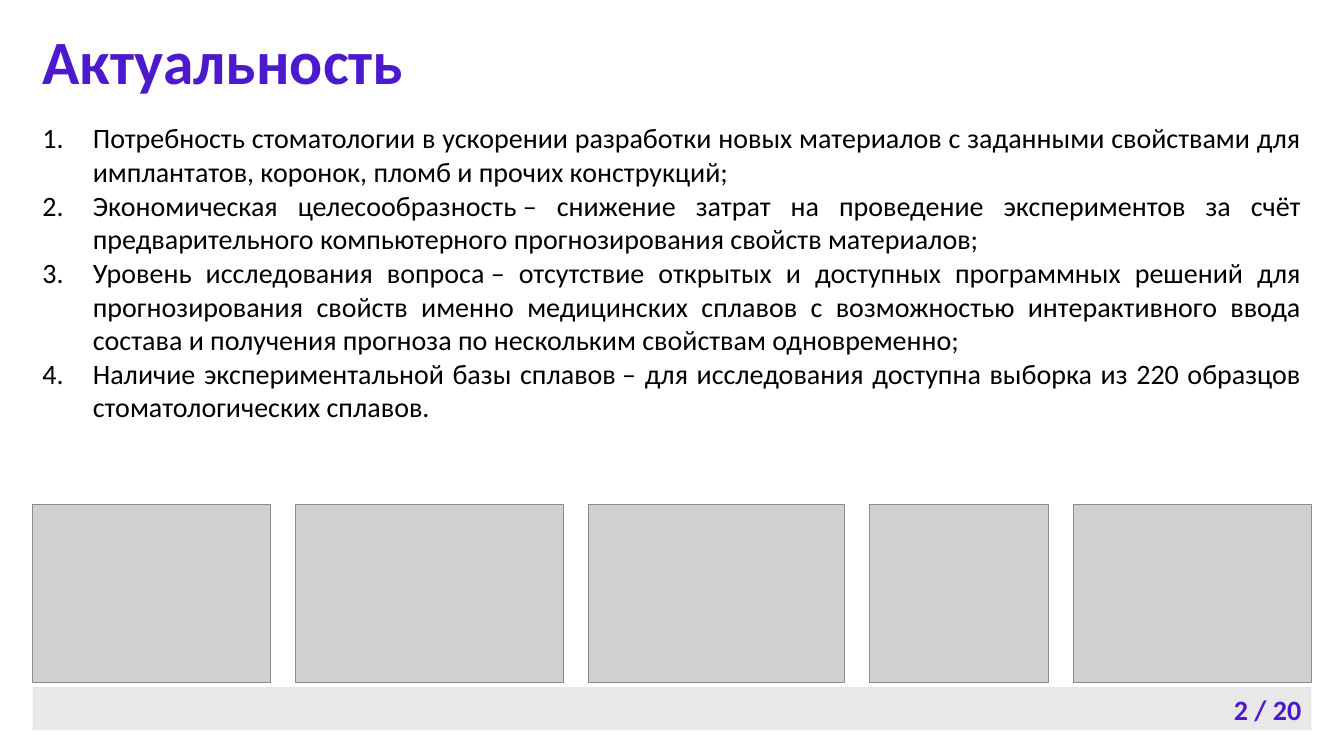
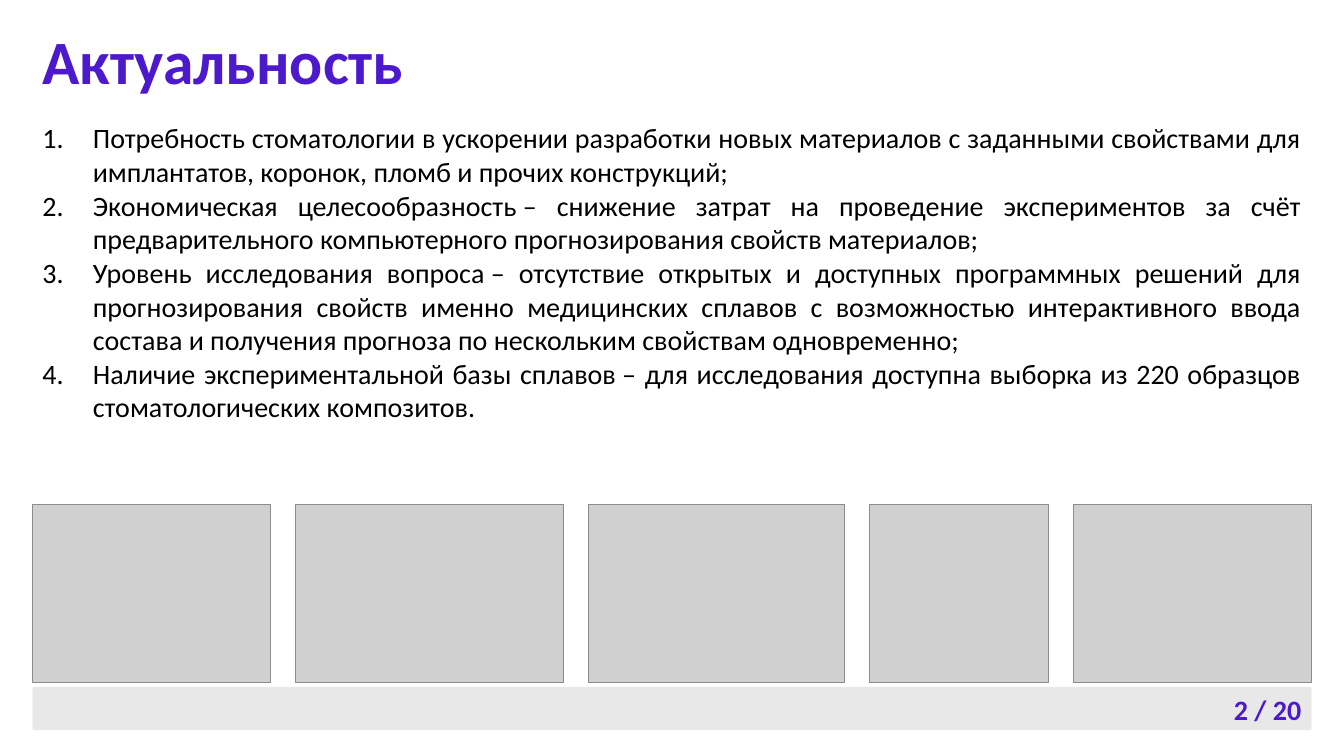
Before and after one commit to Cyber-Limon/Final_qualifying_work___Diploma, a slide deck: slide 2 of ВКР, отчет/ВКР, презентация/ВКР, презентация (слайды).pptx. Drawn at 1344x756 pixels with LibreOffice and Linux fonts; fonts in the diff are those of the drawing; grey boxes stand for pictures; background and template pictures are left out. Boxes give left, top, right and bottom in pixels: in the first picture for what was removed or moved away, otherwise in the second. Text is boxed around its words. In the diff, an @@ line names an element or a change of style, - is before the commit and + after.

```diff
--- a/ВКР, отчет/ВКР, презентация/ВКР, презентация (слайды).pptx
+++ b/ВКР, отчет/ВКР, презентация/ВКР, презентация (слайды).pptx
@@ subtitle at <box>93,365,1300,418</box>: text changed @@
-4. Наличие экспериментальной базы сплавов – для исследования доступна выборка из 220 образцов стоматологических сплавов.
+4. Наличие экспериментальной базы сплавов – для исследования доступна выборка из 220 образцов стоматологических композитов.
```
Also in this commit, not shown: 1 other slide changed, 1 other file.
